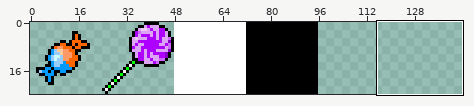
Two states of a sprite sheet, core/assets/candies.png. The picture above shows the old version from afar; the outline marks the close-up.
Close-up. The starting point:
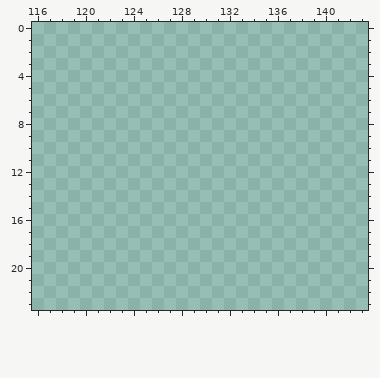
The file is 144x24 pixels. Shown: x 116..143, y 0..23.
Once edited:
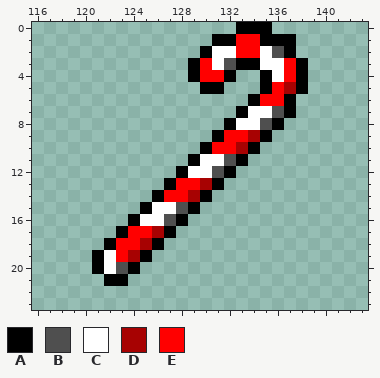
Palette (. is transparent): A #000000  B #4f4f4f  C #ffffff  D #a70202  E #ff0000
What changed:
@@ x 116..143 @@
- 0 ............................
- 1 ............................
- 2 ............................
- 3 ............................
- 4 ............................
- 5 ............................
- 6 ............................
- 7 ............................
- 8 ............................
- 9 ............................
-10 ............................
-11 ............................
-12 ............................
-13 ............................
-14 ............................
-15 ............................
-16 ............................
-17 ............................
-18 ............................
-19 ............................
-20 ............................
-21 ............................
+ 0 .................AAA........
+ 1 ...............AAEEAAA......
+ 2 ..............ACCEECBA......
+ 3 .............AECBAACCEA.....
+ 4 .............AEEA..ACEA.....
+ 5 ..............AA...AEDA.....
+ 6 ..................AEEA......
+ 7 .................ACCBA......
+ 8 ................ACCBA.......
+ 9 ...............AEEDA........
+10 ..............AEEDA.........
+11 .............ACCBA..........
+12 ............ACCBA...........
+13 ...........AEEDA............
+14 ..........AEEDA.............
+15 .........ACCBA..............
+16 ........ACCBA...............
+17 .......AEEDA................
+18 ......AEEDA.................
+19 .....ACEDA..................
+20 .....ACBA...................
+21 ......AA....................
 22 ............................
